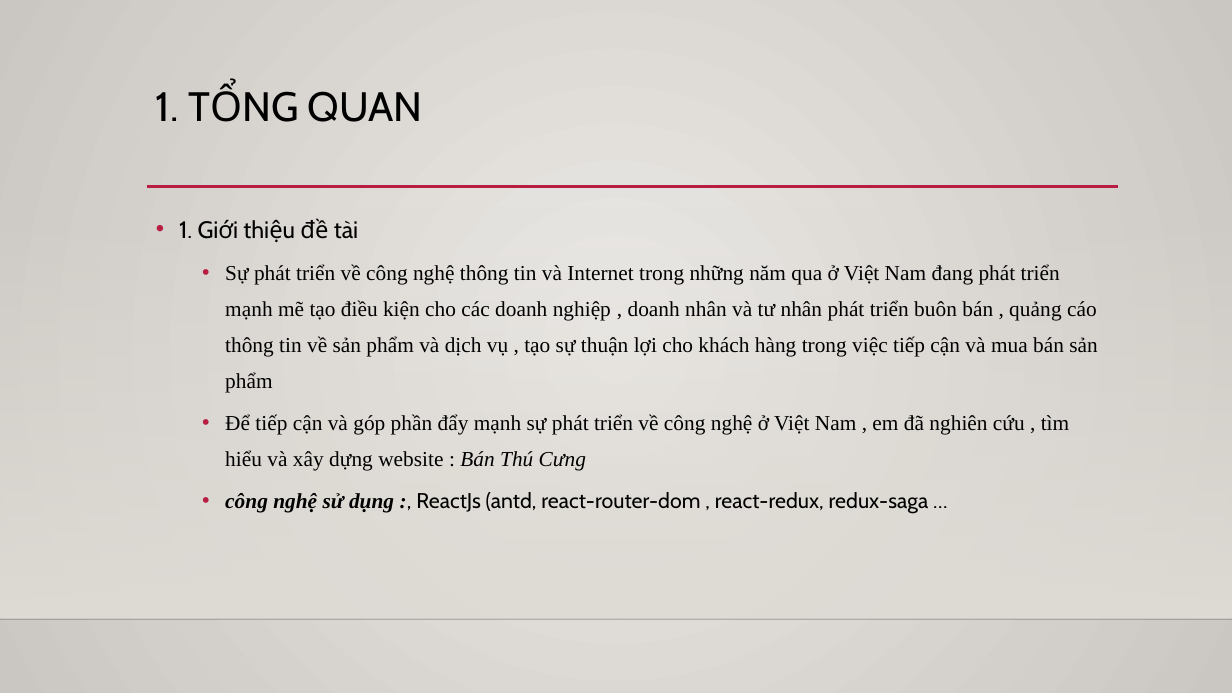
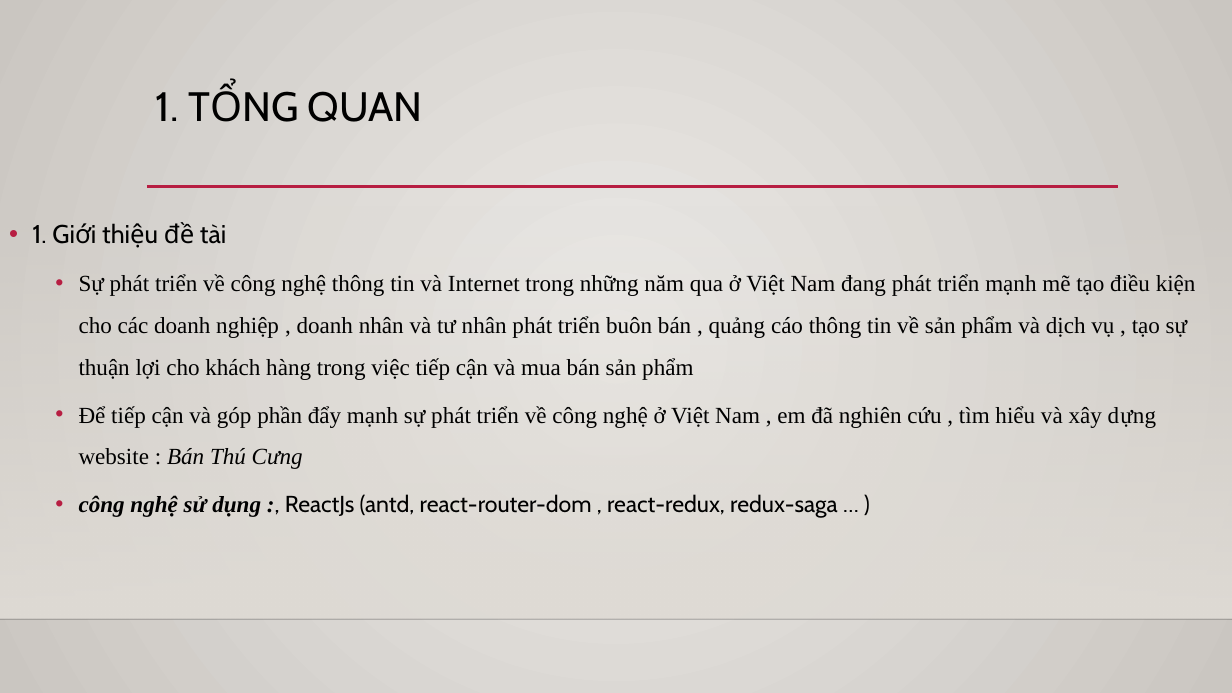
Before and after one commit to hauanh198/shopping-dog, a slide deck: slide 2 of DoVanHau_T3H.pptx. Drawn at 1232x693 pixels with LibreOffice and Linux fonts; fonts in the diff are those of the drawing; background and template pictures are left out. Boxes give left, top, right and bottom in pixels: in the first picture for what was removed or moved away, otherwise in the second. Text is boxed around its words. In the diff, an @@ line names an element or a change of style, - is before the commit and + after.

```diff
--- a/DoVanHau_T3H.pptx
+++ b/DoVanHau_T3H.pptx
@@ text "1. Giới thiệu đề tài": place and size @@
-text "1. Giới thiệu đề tài" at [179,218,1097,514]
+text "1. Giới thiệu đề tài" at [32,222,1196,518]
@@ text at [32,222,1196,469]: size 18.5 to 20 pt in "1. Giới thiệu đề tài"; size 16.6 to 18 pt in "Sự phát triển về công nghệ thông ...", "Để tiếp cận và góp phần đẩy ..."; line spacing 1.1 to 1.2; line spacing 1.4 to 1.5 @@
@@ text at [79,494,838,518]: text changed; size 16.6 to 18 pt @@
-  • công nghệ sử dụng :, ReactJs (antd, react-router-dom , react-redux, redux-saga …
+  • công nghệ sử dụng :, ReactJs (antd, react-router-dom , react-redux, redux-saga … )
```
Also in this commit, not shown: 5 other slides changed, 4 other files.
